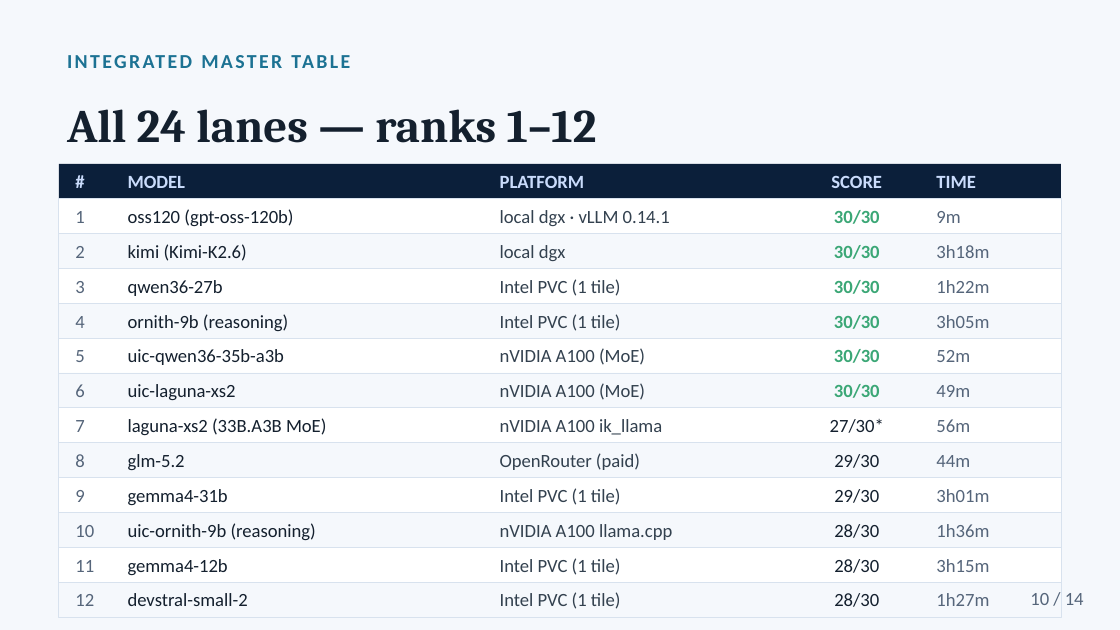
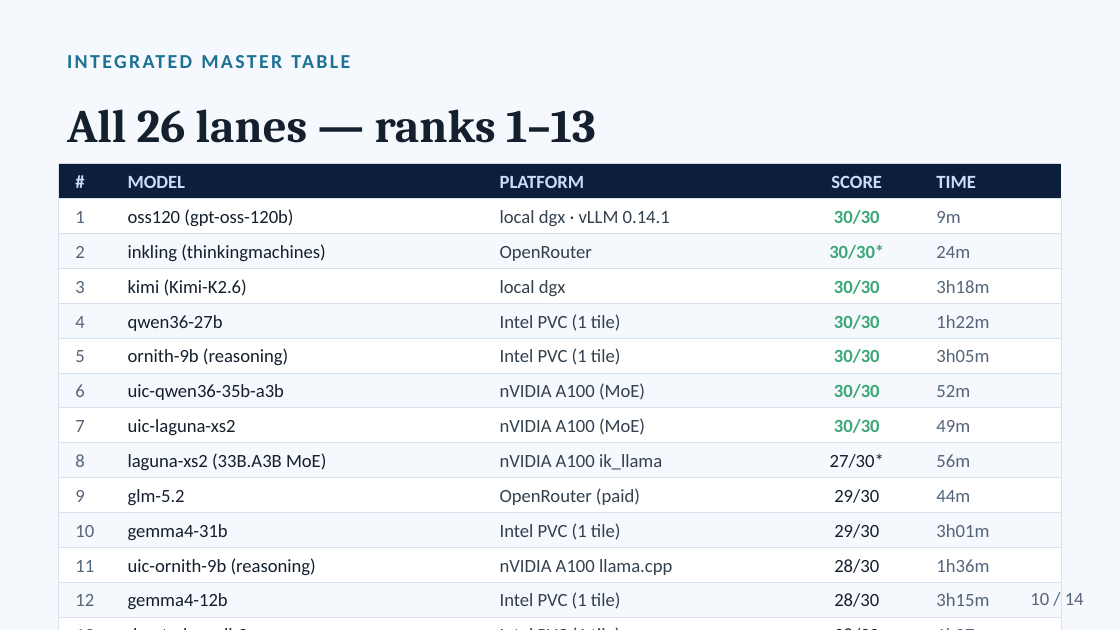
Before and after one commit to rick-stevens-ai/pi-30, a slide deck: slide 10 of deck/pi30_Fleet_Benchmark.pptx. Drawn at 1120x630 pixels with LibreOffice and Linux fonts; fonts in the diff are those of the drawing. Boxes give left, top, right and bottom in pixels: in the first picture for what was removed or moved away, otherwise in the second. Text is boxed around its words. In the diff, an @@ line names an element or a change of style, - is before the commit and + after.

Commit message:
report+deck v8: regenerate from v8 master (add inkling + laguna-s-2.1); recompile PDF; portable pptxgenjs/deck paths

```diff
--- a/deck/pi30_Fleet_Benchmark.pptx
+++ b/deck/pi30_Fleet_Benchmark.pptx
@@ text at [67,109,596,143]: text changed @@
-All 24 lanes — ranks 1–12
+All 26 lanes — ranks 1–13
@@ text added at [128,244,326,261], 16 pt, text #14202E @@
+inkling (thinkingmachines)
@@ text added at [500,246,592,261], 16 pt, text #33414F @@
+OpenRouter
@@ text at [829,244,884,259]: text changed @@
-30/30
+30/30*
@@ text added at [936,246,970,258], 16 pt, text #55657A @@
+24m
@@ text "Intel PVC (1 tile)": place and size @@
-text "Intel PVC (1 tile)" at [500,279,621,296]
+text "Intel PVC (1 tile)" at [500,348,621,365]
@@ 23 texts: place and size @@
-23 texts at [128,244,989,606]
+23 texts at [119,279,1050,630]
@@ text at [128,419,236,436]: text changed @@
-laguna-xs2 (33B.A3B MoE)
+uic-laguna-xs2
@@ text at [500,418,645,435]: text changed @@
-nVIDIA A100 ik_llama
+nVIDIA A100 (MoE)
@@ text at [834,419,880,433]: text changed; text colour #14202E to #3BA776; bold on @@
-27/30*
+30/30
@@ text at [128,453,326,470]: text changed @@
-uic-laguna-xs2
+laguna-xs2 (33B.A3B MoE)
@@ text at [500,454,662,470]: text changed @@
-nVIDIA A100 (MoE)
+nVIDIA A100 ik_llama
@@ text at [830,454,884,468]: text changed @@
-29/30
+27/30*
@@ text "Intel PVC (1 tile)": place and size @@
-text "Intel PVC (1 tile)" at [500,558,621,575]
+text "Intel PVC (1 tile)" at [500,523,621,540]
@@ text at [834,524,879,538]: text changed @@
-28/30
+29/30
@@ rectangle added at [59,617,1061,630], fill #FFFFFF, outline #D8E2EE 0.5 pt @@
@@ text added at [67,617,118,630], 16 pt, text #55657A @@
+13
@@ text "Intel PVC (1 tile)" rewrapped from [500,488,621,505] to [492,617,786,630] @@
@@ text added at [790,617,924,630], 16 pt, text #14202E @@
+28/30
```
Also in this commit, not shown: 3 other slides changed, 5 other files.
